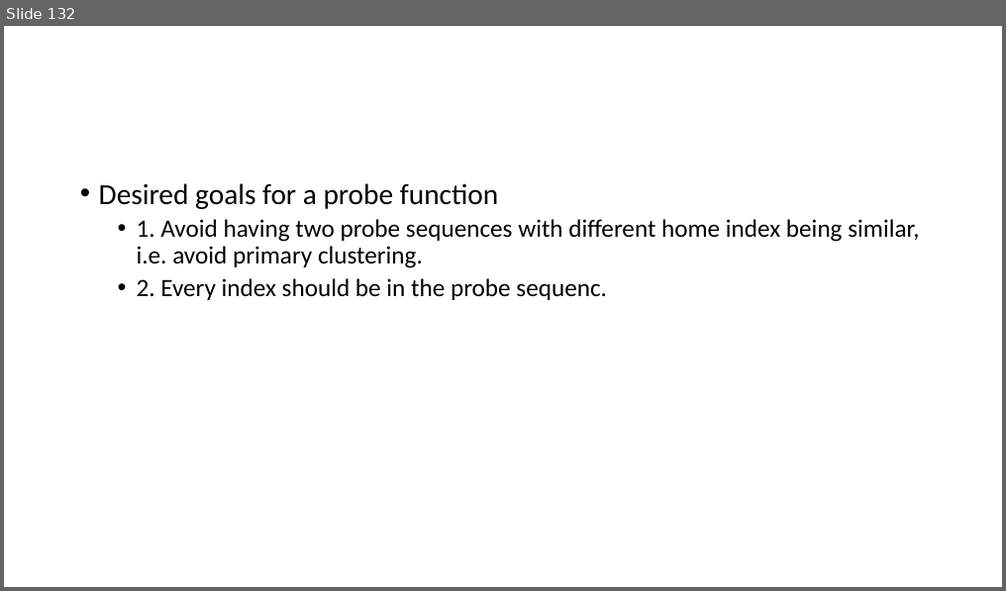
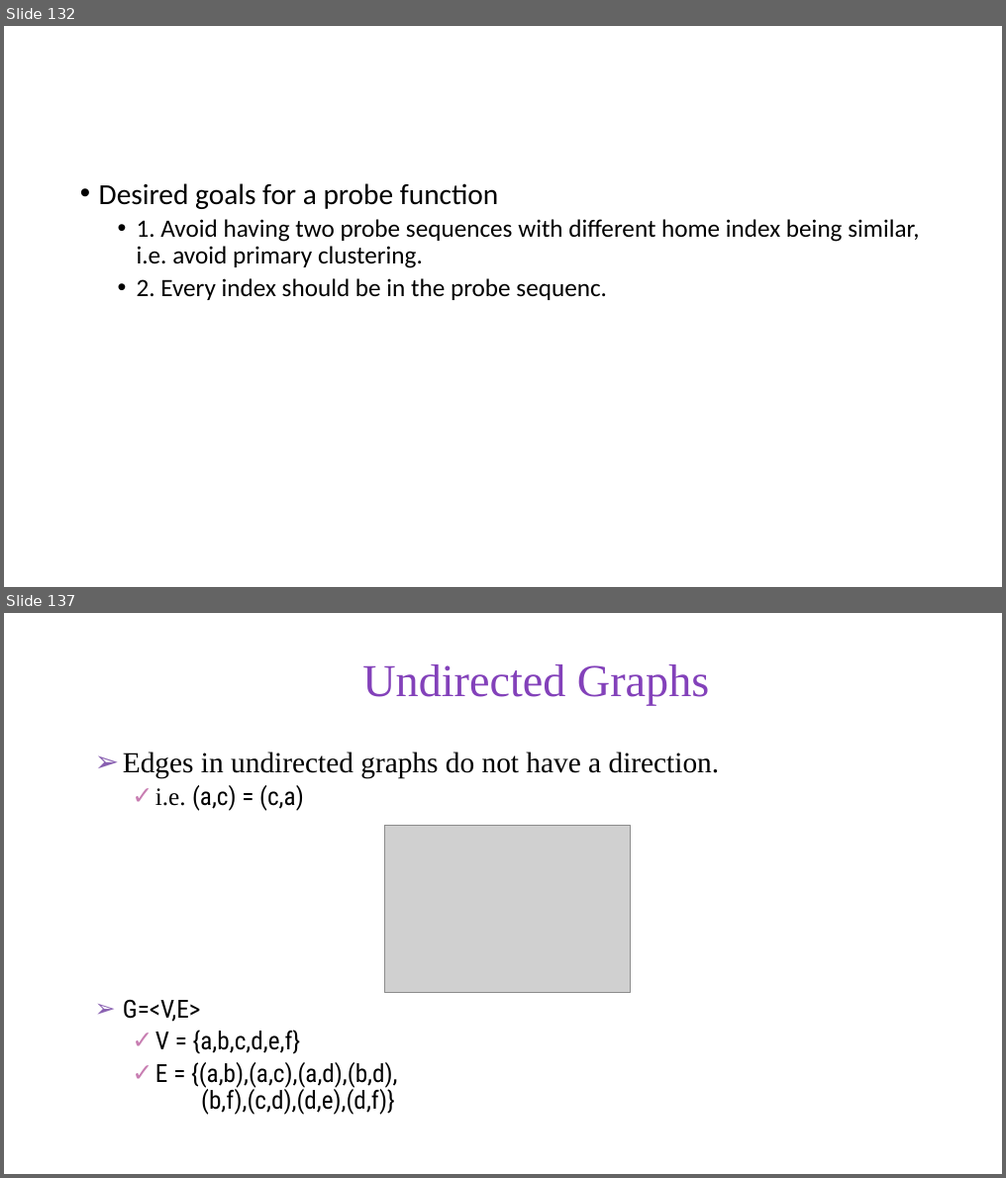
Before and after one commit to skalakm/232, a slide deck: notes.pptx. Shown one above the other, each under a label of ours: slide 132 before the commit, slides 132 and 137 after it; the slides between them are not shown. The pictures are 1006x591 and 1006x1178 pixels, drawn with LibreOffice and Linux fonts; fonts in the diff are those of the drawing; grey boxes stand for pictures; background and template pictures are left out. Boxes give left, top, right and bottom in pixels: in the first picture for what was removed or moved away, otherwise in the second. Text is boxed around its words. In the diff, an @@ line names an element or a change of style, - is before the commit and + after.

Commit message:
added graph stuff

```diff
--- a/notes.pptx
+++ b/notes.pptx
@@ slide 137 added at (x1=4, y1=613, x2=1002, y2=1174), background #FFFFFF @@
@@ title added at (x1=362, y1=664, x2=709, y2=705), 44 pt, text #8341BA @@
+Undirected Graphs
@@ text added at (x1=123, y1=752, x2=720, y2=1115), 24 pt, text #000000 @@
+➢ Edges in undirected graphs do not have a direction.
+  ✓ i.e. (a,c) = (c,a)
+➢ G=<V,E>
+  ✓ V = {a,b,c,d,e,f}
+  ✓ E = {(a,b),(a,c),(a,d),(b,d),
+    (b,f),(c,d),(d,e),(d,f)}
@@ picture added at (x1=384, y1=825, x2=630, y2=992) @@
```
Also in this commit, not shown: 8 other slides added.
